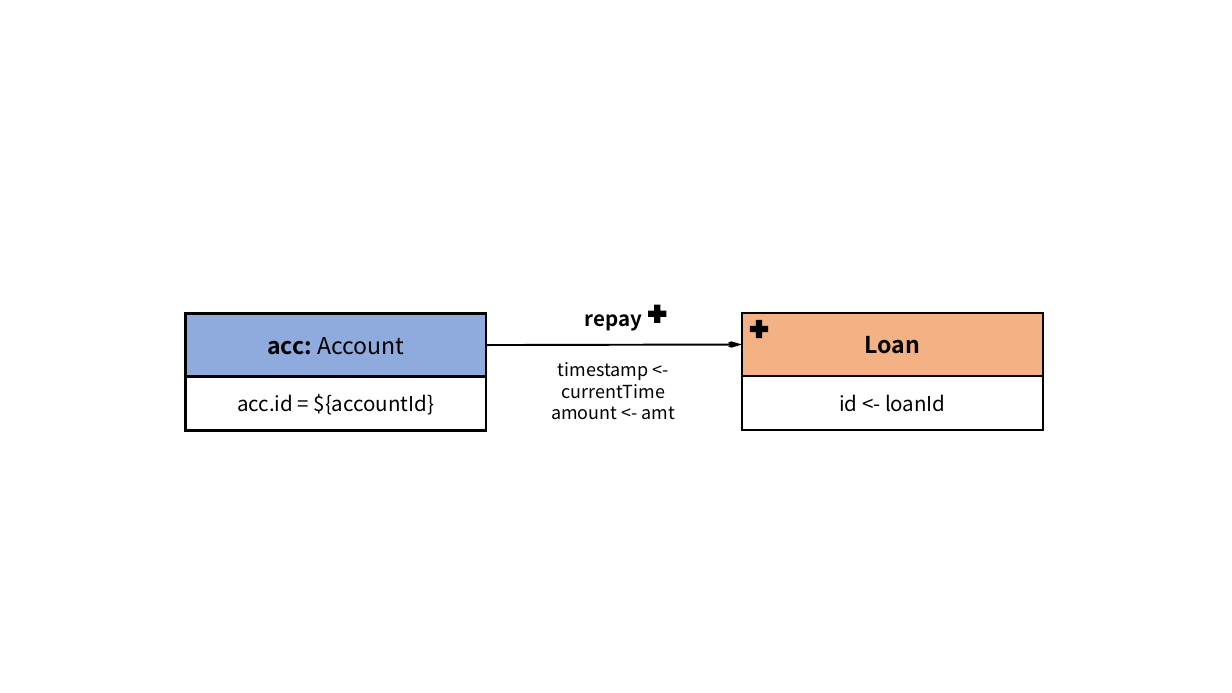
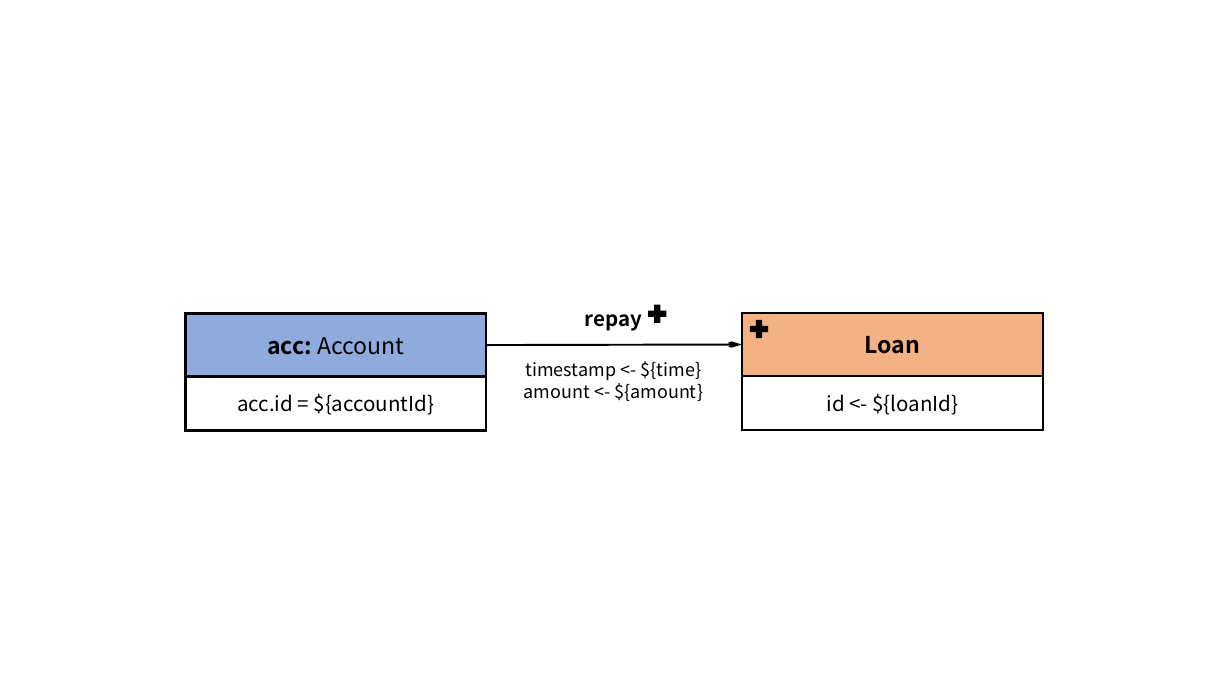
Before and after one commit to ldbc/ldbc_finbench_docs, a slide deck: slide 9 of patterns/transaction-write.pptx. Drawn at 1232x693 pixels with LibreOffice and Linux fonts; fonts in the diff are those of the drawing. Boxes give left, top, right and bottom in pixels: in the first picture for what was removed or moved away, otherwise in the second. Text is boxed around its words. In the diff, an @@ line names an element or a change of style, - is before the commit and + after.

```diff
--- a/patterns/transaction-write.pptx
+++ b/patterns/transaction-write.pptx
@@ text at (x1=524, y1=361, x2=703, y2=401): text changed @@
-timestamp <- currentTime
-amount <- amt
+timestamp <- ${time}
+amount <- ${amount}
@@ text in rectangle at (x1=827, y1=394, x2=958, y2=415): text changed @@
-id <- loanId
+id <- ${loanId}
```
Also in this commit, not shown: 10 other slides changed, 43 other files.
